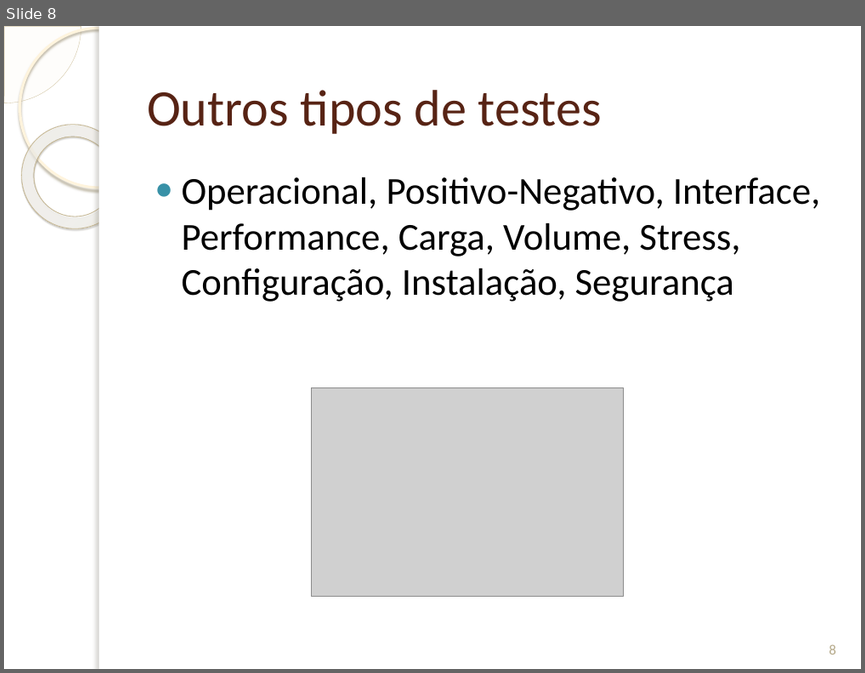
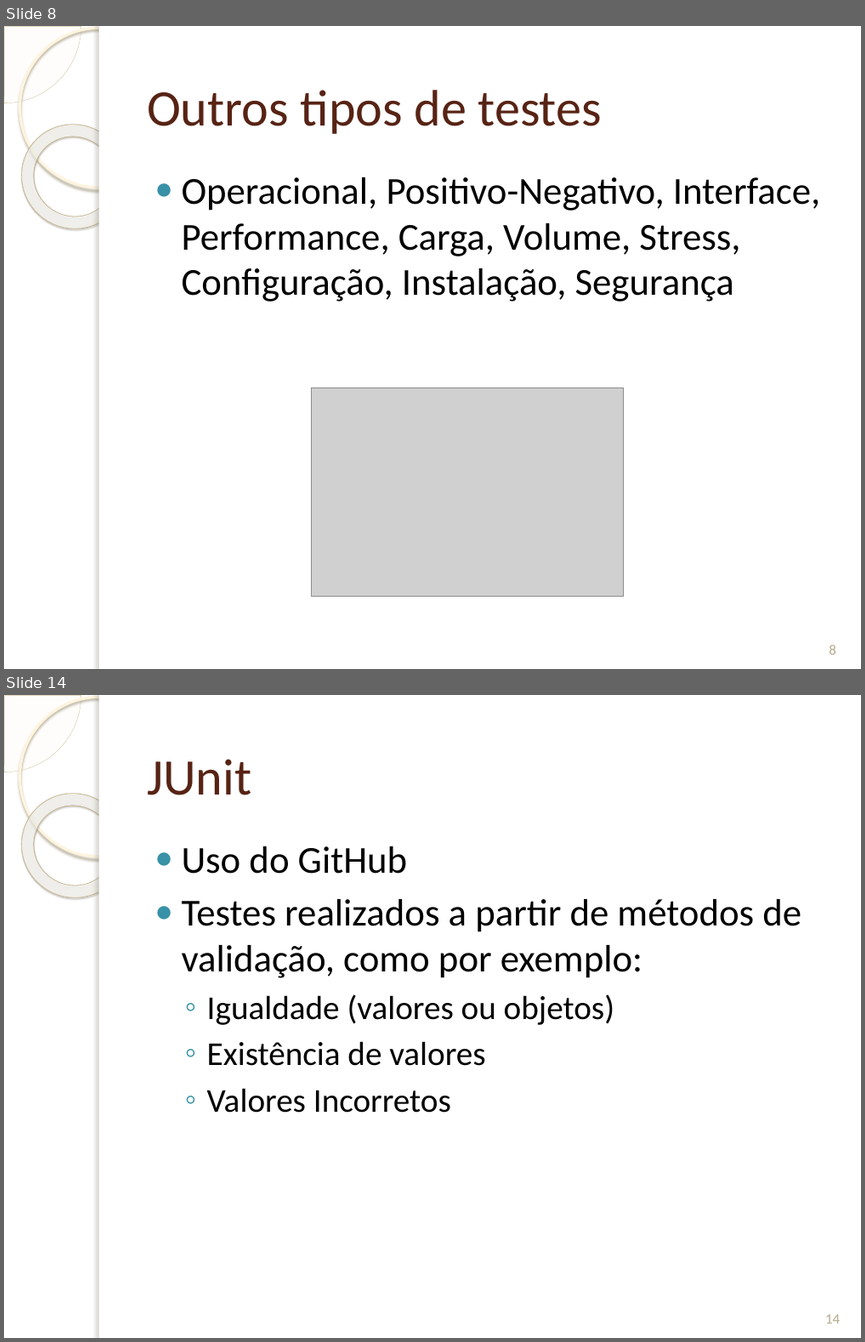
Before and after one commit to GilsonFonseca/TrabEngCompGrupo1, a slide deck: Trab Eng Software/Projeto sobre Testes/Teste de Software apoiado por ferramentas livres.pptx. Shown one above the other, each under a label of ours: slide 8 before the commit, slides 8 and 14 after it; the slides between them are not shown. The pictures are 865x673 and 865x1342 pixels, drawn with LibreOffice and Linux fonts; fonts in the diff are those of the drawing; grey boxes stand for pictures; background and template pictures are left out. Boxes give left, top, right and bottom in pixels: in the first picture for what was removed or moved away, otherwise in the second. Text is boxed around its words. In the diff, an @@ line names an element or a change of style, - is before the commit and + after.

```diff
--- a/Trab Eng Software/Projeto sobre Testes/Teste de Software apoiado por ferramentas livres.pptx
+++ b/Trab Eng Software/Projeto sobre Testes/Teste de Software apoiado por ferramentas livres.pptx
@@ slide 14 added at <box>4,695,861,1338</box>, background picture (left out); not listed: 5 template elements that a slide beside it also shows @@
@@ title added at <box>147,759,251,795</box>, 43 pt, text #572314 @@
+JUnit
@@ text added at <box>182,846,801,1112</box>, 32 pt, text #000000 @@
+● Uso do GitHub
+● Testes realizados a partir de métodos de validação, como por exemplo:
+  ◦ Igualdade (valores ou objetos)
+  ◦ Existência de valores
+  ◦ Valores Incorretos
@@ page number added at <box>825,1314,840,1323</box>, 12 pt, text #B6A98A @@
+14
```
Also in this commit, not shown: 2 slides changed, 13 other slides added.
